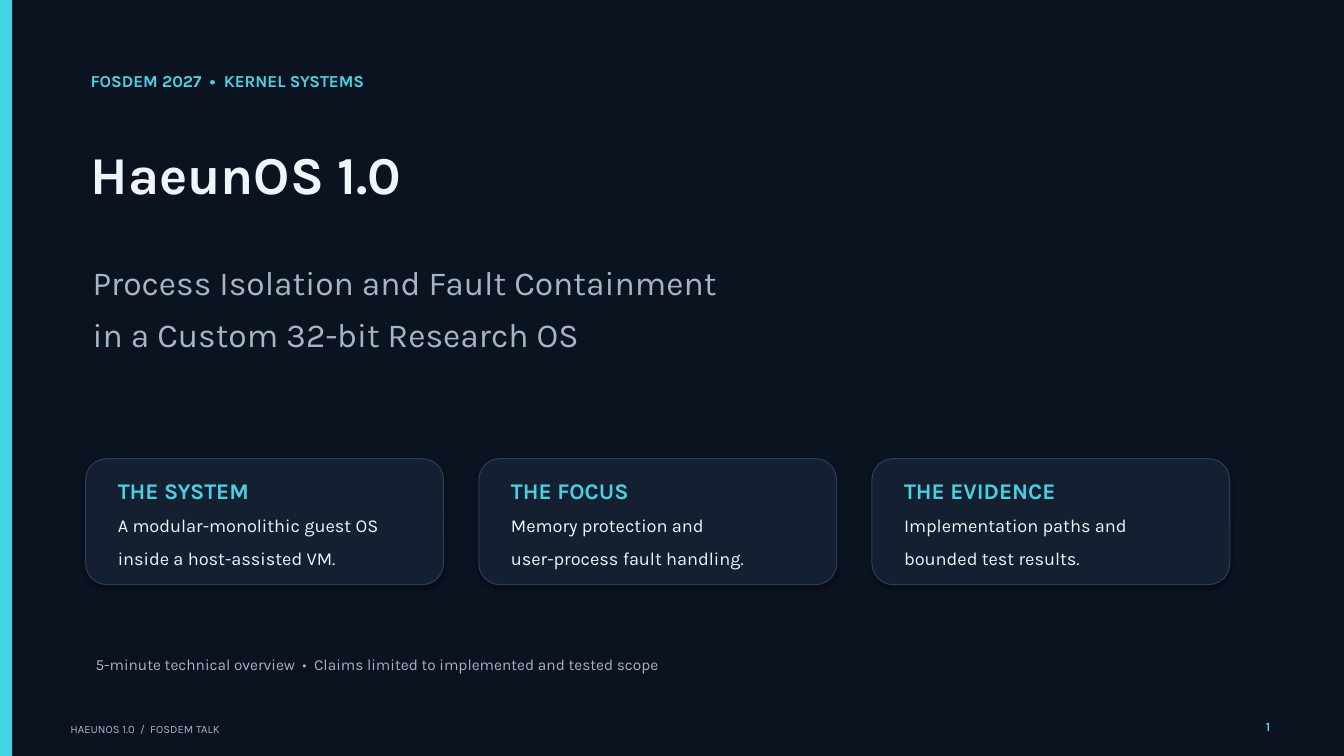
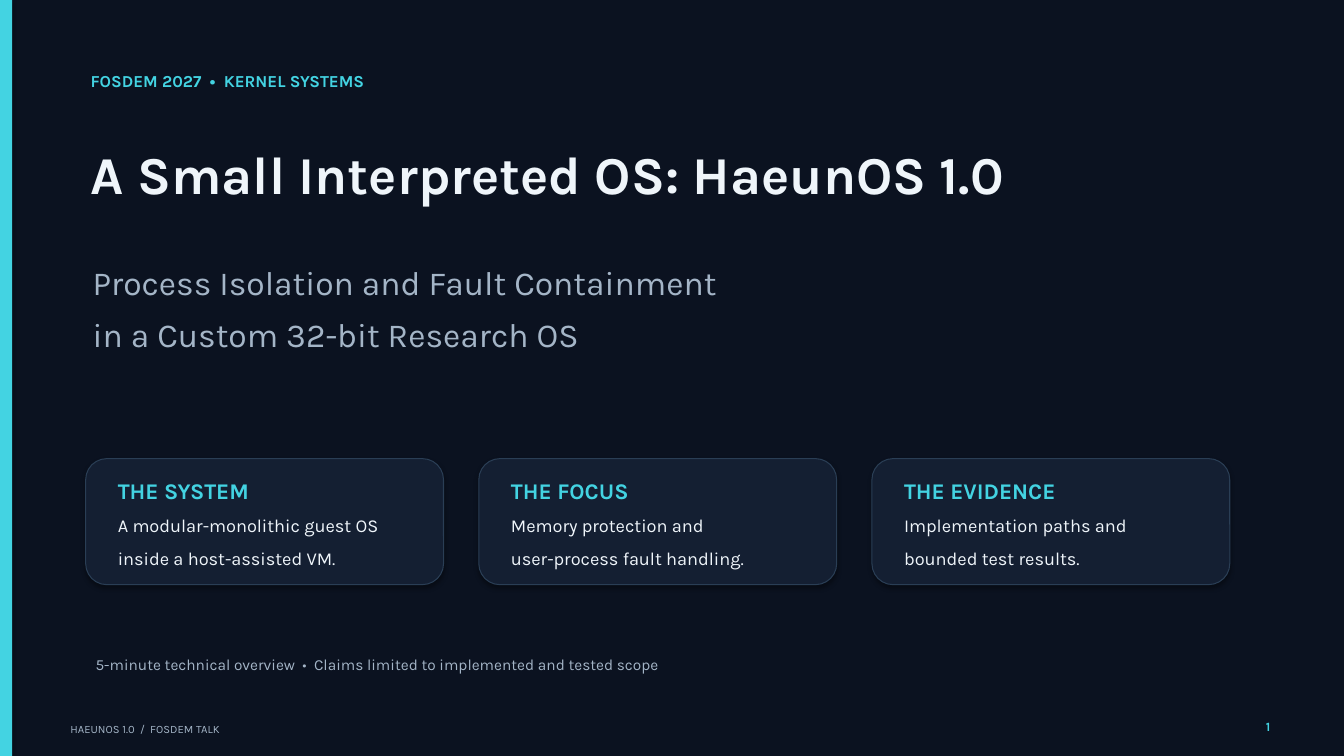
Before and after one commit to HaeunJang271/HaeunOS, a slide deck: slide 1 of research/presentation/fosdem-2027/HaeunOS_FOSDEM_5min_Talk_Revised.pptx. Drawn at 1344x756 pixels with LibreOffice and Linux fonts; fonts in the diff are those of the drawing. Boxes give left, top, right and bottom in pixels: in the first picture for what was removed or moved away, otherwise in the second. Text is boxed around its words. In the diff, an @@ line names an element or a change of style, - is before the commit and + after.

```diff
--- a/research/presentation/fosdem-2027/HaeunOS_FOSDEM_5min_Talk_Revised.pptx
+++ b/research/presentation/fosdem-2027/HaeunOS_FOSDEM_5min_Talk_Revised.pptx
@@ text at [91, 157, 1004, 206]: text changed @@
-HaeunOS 1.0
+A Small Interpreted OS: HaeunOS 1.0
```
Also in this commit, not shown: 3 other slides changed, 7 other files.
